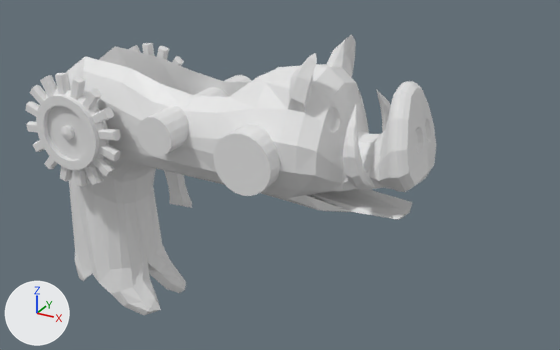
Before and after pictures for a commit that changed the Blender file Modèles 3D/Items/Armes/Grappy/Grappy.blend.
Camera for both pictures: a camera (50 mm lens) standing at (12.33, -15.69, 9.75) and looking at (3.51, 0.34, 1.73). Every picture has the same lights, and +X, +Y and +Z are marked at lower left.

The scene before the commit, as lines of its bpy script (objects in view):
```python
me_cylinder = bpy.data.meshes.new('Cylinder')
me_cylinder.from_pydata(...)  # 848 vertices, 846 faces; spans x -3.26..7.5, y -1.57..1.57, z -4.03..4.44
me_cylinder_002 = bpy.data.meshes.new('Cylinder.002')
me_cylinder_002.from_pydata(...)  # 36 vertices, 44 faces; spans x -0.56..0.35, y -0.2..0.2, z -1.45..0.19
me_cylinder_003 = bpy.data.meshes.new('Cylinder.003')
me_cylinder_003.from_pydata(...)  # 834 vertices, 864 faces; spans x -1.52..1.52, y -2.03..2.03, z -1.52..1.52
me_cylinder_005 = bpy.data.meshes.new('Cylinder.005')
me_cylinder_005.from_pydata(...)  # a 24-sided cylinder along y spanning x -0.75..0.75, y -2.0..2.0, z -0.75..0.75
me_cylinder_006 = bpy.data.meshes.new('Cylinder.006')
me_cylinder_006.from_pydata(...)  # a 16-sided cylinder along y spanning x -0.5..0.5, y -2.0..2.0, z -0.5..0.5
ob_corps = bpy.data.objects.new('Corps', me_cylinder)
ob_corps.location = (0.0, 0.0, 1.0)
ob_engr_moy = bpy.data.objects.new('engr moy', me_cylinder_005)
ob_engr_moy.location = (3.81, 0.0, 2.94)
ob_engre_gros = bpy.data.objects.new('engre gros', me_cylinder_003)
ob_engre_gros.location = (-1.47, 0.0, 2.74)
ob_engre_pet = bpy.data.objects.new('engre pet', me_cylinder_006)
ob_engre_pet.location = (1.39, 0.0, 3.17)
ob_gachette = bpy.data.objects.new('Gachette', me_cylinder_002)
ob_gachette.location = (0.37, 0.0, 1.75)
ob_gachette.scale = (-1.0, 1.0, 1.0)
```
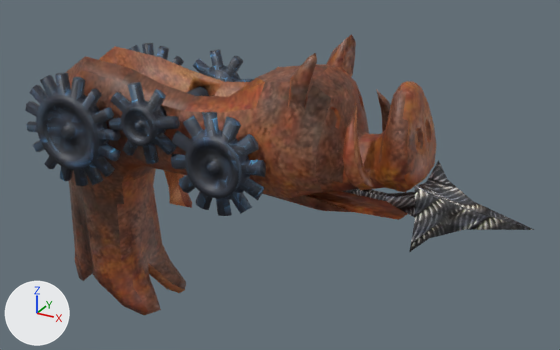
The newer file is also turned or shifted as a whole; pictures and numbers use the older file's frame.

Boxes (x1, y1, x2, y2) around the edits, measured in the pictures (560 x 350 px):
'engr moy', reshaped: before (214, 124, 280, 196); after (171, 112, 266, 216)
'engre pet', reshaped (27% wider, 39% taller): before (137, 75, 251, 157); after (109, 50, 254, 164)
'Cone', added: after (342, 160, 534, 252)
'Gachette', recoloured (grey to brown): (164, 170, 192, 208) in both
part 1 of me_cylinder_006, built on: before (137, 75, 251, 157); after (109, 50, 254, 164)
part 3 of me_cylinder_005, built on: before (214, 124, 280, 196); after (171, 112, 266, 216)
part 5 of me_cylinder_003, recoloured: (25, 43, 184, 186) in both
part 6 of me_cylinder, built on: before (180, 136, 222, 172); after (119, 58, 279, 180)
part 7 of me_cylinder, recoloured (white to brown): (66, 34, 436, 315) in both

What changed in the scene script:
```text
Add mat_carosserie_jpg:
    mat_carosserie_jpg = principled_material('Carosserie.jpg')
    mat_carosserie_jpg.texture = img_carosserie_jpg
Change me_cylinder_006:
    remove me_cylinder_006.from_pydata(...)  # 32 vertices, 18 faces; spans x -0.5..0.5, y -2.0..2.0, z -0.5..0.5
    add me_cylinder_006.from_pydata(...)  # 434 vertices, 448 faces; spans x -1.51..0.52, y -2.02..2.02, z -0.83..1.19
    me_cylinder_006 part 1: 32 vertices removed from x -0.5..0.5, y -2.0..2.0, z -0.5..0.5; 434 vertices added at x -1.51..0.52, y -2.02..2.02, z -0.83..1.19
    me_cylinder_006 part 2: the surface is now shaded smooth
    add me_cylinder_006.materials.append(mat_roues_jpg)  # picture img_roues_jpg
Change me_cylinder_005:
    remove me_cylinder_005.from_pydata(...)  # 48 vertices, 26 faces; spans x -0.75..0.75, y -2.0..2.0, z -0.75..0.75
    add me_cylinder_005.from_pydata(...)  # 650 vertices, 672 faces; spans x -2.1..0.46, y -2.03..2.03, z -1.53..1.03
    me_cylinder_005 part 3: 48 vertices removed from x -0.75..0.75, y -2.0..2.0, z -0.75..0.75; 650 vertices added at x -2.1..0.46, y -2.03..2.03, z -1.53..1.03
    me_cylinder_005 part 4: the surface is now shaded smooth
    add me_cylinder_005.materials.append(mat_roues_jpg)  # picture img_roues_jpg
Change me_cylinder_003:
    remove me_cylinder_003.from_pydata(...)  # 834 vertices, 864 faces; spans x -1.52..1.52, y -2.03..2.03, z -1.52..1.52
    add me_cylinder_003.from_pydata(...)  # 962 vertices, 992 faces; spans x -1.52..1.52, y -2.03..2.03, z -1.52..1.52
    me_cylinder_003 part 5: 832 faces spanning x -1.52..1.52, y -2.03..2.03, z -1.52..1.52 switch from no material to mat_roues_jpg (picture img_roues_jpg)
Change me_cylinder_002:
    where me_cylinder_002.from_pydata(...)  # 36 vertices, 44 faces; spans x -0.56..0.35, y -0.2..0.2, z -1.45..0.19
    add me_cylinder_002.materials.append(mat_cuivre_jpg)  # picture img_cuivre_jpg
Change me_cylinder:
    remove me_cylinder.from_pydata(...)  # 848 vertices, 846 faces; spans x -3.26..7.5, y -1.57..1.57, z -4.03..4.44
    add me_cylinder.from_pydata(...)  # 1033 vertices, 930 faces; spans x -3.26..7.5, y -1.57..1.57, z -4.03..4.44
    me_cylinder part 6: 2 vertices removed from x 2.68, y -1.42..1.42, z 1.79; 187 vertices added at x 0.62..3.4, y -1.47..1.47, z 1.27..2.62
    me_cylinder part 7: 822 faces spanning x -3.26..7.5, y -1.57..1.57, z -4.03..4.44 switch from no material to mat_carosserie_jpg (picture img_carosserie_jpg)
Add ob_cone:
    ob_cone = bpy.data.objects.new('Cone', me_cone)  # 373 vertices, 345 faces; spans x -8.33..3.28, y -0.83..0.83, z -0.83..1.74; in mat_cable_jpg (picture img_cable_jpg)
    ob_cone.location = (6.7, 0.0, 1.95)
```
